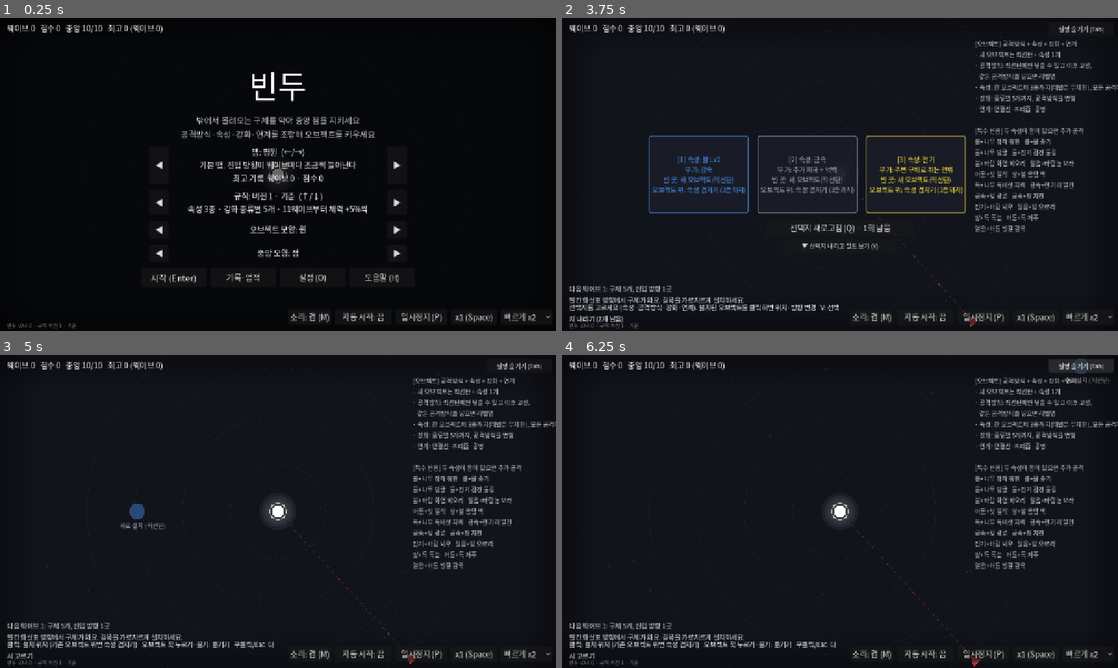
Above: before the commit, frames 1-4 (two rows, left to right).
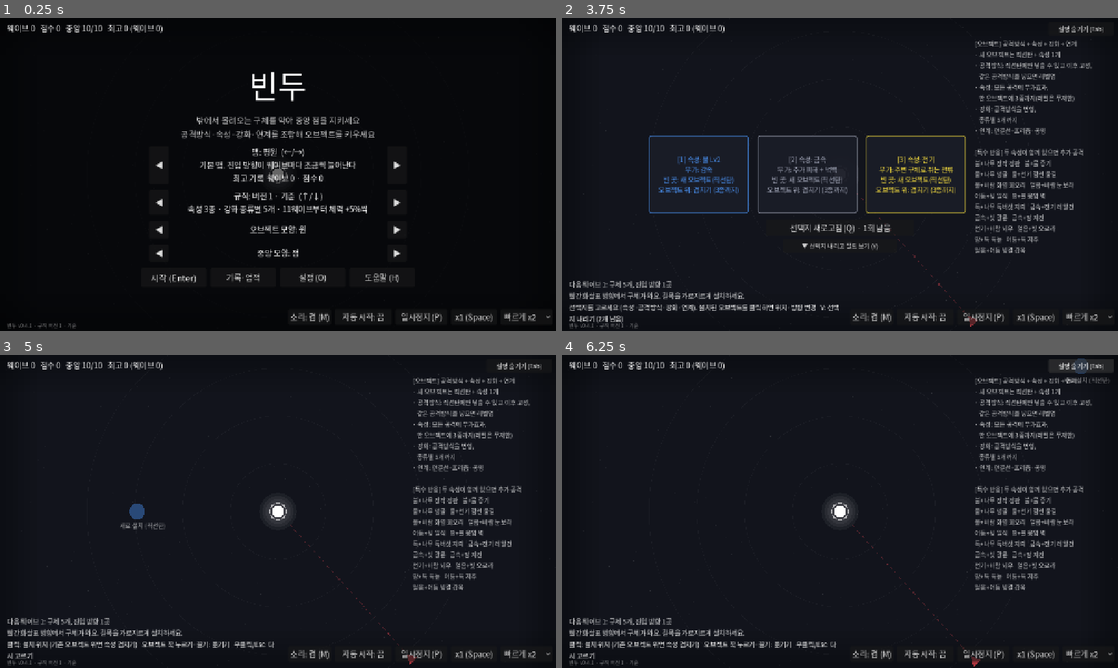
Above: after the commit, the same moments.

Repository: lenope1214/Bindu
Game: Godot game, scene res://main.tscn
Same seed, same stepped clock (60 frames per second), same inputs: the game is played once before the commit and once after it.
Inputs (mouse positions are in pixels of both pictures, inside the frame that each line leads up to):
- Up to frame 1 (0.25 s): no input
- Up to frame 2 (3.75 s): click "자동 시작: 끔" at 0.5 s; click "자동 시작: 켬" at 1.25 s; click "자동 시작: 끔" at 2 s; click "자동 시작: 켬" at 2.75 s; click "시작 (Enter)" at 3.5 s
- Up to frame 3 (5 s): click (139, 511) at 4.25 s, where only the run before the commit has a clickable "[1] 속성: 물 Lv2 부가: 감속 빈 곳: 새 오…"
- Up to frame 4 (6.25 s): click "설명 숨기기 (Tab)" at 5 s; click "설명 보기 (Tab)" at 5.75 s

The runs differ from the first frame. In frame 1, less than 0.1% of the frame differs, in the area x 5-6%, y 97-99%; in frame 2, 4.2%, in the area x 1-100%, y 21-99%; in frame 3, 3.6%; in frame 4, 3.6%.

Commit message:
v0.4.1: 화면 밖 설치 버그, 정보창·설명 가림 정리, 도움말 최신화
- 창 밖으로 끌어 놓으면 오브젝트가 화면 밖에 설치되던 버그: 화면 안쪽으로 제한(무리 이동은 간격 유지)
- 범위 미리보기 다각형 오류(방향 0·비정상 좌표) 방지
- 오브젝트 정보창이 선택지 카드 뒤에 가려지면 위·아래로 비킴, 오른쪽 설명 긴 줄 줄바꿈, 카드 문구 끊김 정리
- 도움말: 선택지 내리기·끌기·여러 개 선택·CC 한계, 버전별 상한·고르는 횟수
- 발사체 프리즘 확인을 프리즘 있는 오브젝트만

Co-Authored-By: Claude Opus 5.5 <noreply@anthropic.com>
Claude-Session: https://claude.ai/code/session_012rhiBk8DNq9aJW6scrLhD6

Diff:
--- a/project.godot
+++ b/project.godot
@@ -15,7 +15,7 @@
 [application]
 
 config/name="Bindu"
-config/version="0.4.0"
+config/version="0.4.1"
 run/main_scene="res://main.tscn"
 config/features=PackedStringArray("4.7")
 config/icon="res://icon.svg"
--- a/scripts/main.gd
+++ b/scripts/main.gd
@@ -26,6 +26,7 @@
 var spawn_interval := 1.0
 
 var lanes: Array[float] = []  # 다음 웨이브 구체가 들어올 방향(라디안)
+var prism_towers: Array = []  # 발사체가 지날 때 확인할 프리즘 오브젝트 (매 계산마다 갱신)
 var picks_left := 0  # 이번 쉬는 시간에 남은 설치 횟수
 var moving: Tower = null  # 위치를 옮기는 중인 오브젝트
 # 오브젝트를 꾹 누르거나 끌면 바로 옮긴다(카드를 고른 뒤에도). 선택된 오브젝트를 끌면 함께 움직인다.
@@ -257,6 +258,7 @@
 	legend_btn.add_theme_font_size_override("font_size", 14)
 	legend_btn.pressed.connect(_toggle_legend)
 	root.add_child(legend_btn)
+	legend.autowrap_mode = TextServer.AUTOWRAP_WORD_SMART  # 긴 줄이 화면 밖으로 잘리지 않게
 	legend.add_theme_font_size_override("font_size", 14)
 	legend.add_theme_color_override("font_color", Color(1, 1, 1, 0.8))
 	_refresh_legend()
@@ -342,7 +344,7 @@
 
 	preview = Label.new()
 	preview.set_anchors_preset(Control.PRESET_BOTTOM_LEFT)
-	preview.position = Vector2(16, -204)
+	preview.position = Vector2(16, -214)
 	preview.size = Vector2(620, 144)
 	preview.vertical_alignment = VERTICAL_ALIGNMENT_BOTTOM
 	preview.add_theme_font_size_override("font_size", 15)
@@ -373,9 +375,9 @@
 
 	help_label = Label.new()
 	help_label.set_anchors_preset(Control.PRESET_CENTER)
-	help_label.position = Vector2(-420, -280)
-	help_label.size = Vector2(840, 560)
-	help_label.add_theme_font_size_override("font_size", 17)
+	help_label.position = Vector2(-440, -300)
+	help_label.size = Vector2(880, 600)
+	help_label.add_theme_font_size_override("font_size", 16)
 	var hsb := StyleBoxFlat.new()
 	hsb.bg_color = Color(0.05, 0.06, 0.09, 0.95)
 	hsb.set_border_width_all(1)
@@ -383,26 +385,7 @@
 	hsb.set_content_margin_all(18)
 	hsb.set_corner_radius_all(6)
 	help_label.add_theme_stylebox_override("normal", hsb)
-	help_label.text = "\n".join([
-		"[조작]",
-		"1 / 2 / 3 또는 클릭: 선택지 고르기     Q: 선택지 새로고침",
-		"속성 카드: 빈 곳에 설치(직선탄) → 클릭(또는 끌어서 놓기)으로 방향, Shift: 15도",
-		"속성 카드를 오브젝트 위에: 속성 겹치기 (제한 없음)",
-		"공격방식·강화·연계 카드: 오브젝트 위에 놓기 (연결선은 두 개 차례로)",
-		"우클릭 / Esc: 한 단계 되돌리기",
-		"쉬는 시간에 오브젝트 클릭: 위치·방향 옮기기",
-		"Space: 웨이브 시작(자동 시작 끔일 때) / 웨이브 중 빠르게 켜기·끄기 (배율은 오른쪽 아래에서 x2~x8)",
-		"P: 일시정지   M: 소리   Tab: 속성표   H: 도움말   F11: 전체 화면",
-		"R: 게임 오버 후 다시 시작",
-		"",
-		"[규칙]",
-		"중앙 체력 10. 구체가 닿으면 줄어듭니다",
-		"쉬는 시간마다 3개 중 1개를 고릅니다 (처음 두 번은 2개)",
-		"5웨이브마다 보스. 처치하면 체력 +2, 새로고침 +1",
-		"보스 웨이브를 넘기면 특성(전역 강화) 3개 중 1개 선택",
-		"공격방식은 직선탄일 때 한 번만 정할 수 있고, 같은 것을 넣으면 레벨업",
-		"속성을 많이 겹칠수록 피해는 늘고 공격 속도는 조금씩 느려집니다",
-	])
+	help_label.text = _help_text()
 	help_label.visible = false
 	root.add_child(help_label)
 
@@ -463,6 +446,37 @@
 		_refresh_legend()
 	if ver_label:
 		ver_label.text = _ver_text()
+	if help_label:
+		help_label.text = _help_text()
+
+
+## 도움말: 상한·장수는 고른 규칙 버전에 따라 다르다.
+func _help_text() -> String:
+	var elems := "속성 %d종까지, 레벨은 제한 없음" % Rules.max_elems if Rules.max_elems < Rules.NO_CAP else "종류 제한 없음"
+	var mods := "강화는 종류마다 %d개까지" % Rules.max_mod if Rules.max_mod < Rules.NO_CAP else "강화는 제한 없이 쌓이지만 쌓을수록 효과가 절반씩"
+	return "\n".join([
+		"[조작]",
+		"1 / 2 / 3 또는 클릭: 선택지 고르기     Q: 선택지 새로고침     V: 선택지 내리고 필드 보기",
+		"속성 카드: 빈 곳에 설치(직선탄) → 클릭(또는 끌어서 놓기)으로 방향, Shift: 15도",
+		"속성 카드를 오브젝트 위에: 속성 겹치기 (%s)" % elems,
+		"공격방식·강화·연계 카드: 오브젝트 위에 놓기 (연결선은 두 개 차례로)",
+		"오브젝트 끌기: 방향은 그대로 두고 옮기기 (카드를 고른 뒤에는 꾹 눌러서)",
+		"빈 곳 끌기 / Shift·Ctrl+클릭: 여러 개 선택 → 그중 하나를 끌면 함께 이동",
+		"쉬는 시간에 오브젝트 클릭: 위치·방향 다시 정하기",
+		"우클릭 / Esc: 한 단계 되돌리기, 선택 해제",
+		"Space: 웨이브 시작(자동 시작 끔일 때) / 웨이브 중 빠르게 켜기·끄기 (배율은 오른쪽 아래에서 x2~x8)",
+		"P: 일시정지   M: 소리   Tab: 속성표   H: 도움말   F11: 전체 화면   R: 게임 오버 후 다시 시작",
+		"",
+		"[규칙 · %s]" % Rules.NAMES[Rules.version],
+		"중앙 체력 10. 구체가 닿으면 줄어듭니다",
+		"쉬는 시간마다 3개 중 1개를 고릅니다 (처음 두 번은 2번)" if Rules.picks == 1 else "쉬는 시간마다 3개 중 1개씩 %d번 고릅니다" % Rules.picks,
+		"5웨이브마다 보스. 처치하면 체력 +2, 새로고침 +1",
+		"보스 웨이브를 넘기면 특성(전역 강화) 3개 중 1개 선택",
+		"공격방식은 직선탄일 때 한 번만 정할 수 있고, 같은 것을 넣으면 레벨업",
+		"속성을 많이 겹칠수록 피해는 늘고 공격 속도는 조금씩 느려집니다. %s" % mods,
+		"감속은 최대 70%, 밀기는 조금씩만, 기절·속박·빙결은 연달아 걸리면 짧아지다 잠깐 면역",
+		"화면 밖 구체는 맞지 않습니다. 시작 화면에서 규칙 버전(↑/↓)과 맵(←/→)을 바꿀 수 있어요",
+	])
 
 
 ## 실행 중인 빌드가 최신인지 알아보도록 구석에 표시 (버전은 project.godot의 config/version).
@@ -587,7 +601,7 @@
 				b.text = "[%d] ★ 대격변: 공격방식 ★\n모든 오브젝트의 공격방식을\n직선탄을 뺀 무작위로 바꾼다\n고정·직선탄도 바뀜, 레벨 유지\n(희귀 1%%, 고르면 바로 발동)" % idx
 		"elem":
 			var e: int = card["e"]
-			b.text = "[%d] 속성: %s%s\n부가: %s\n빈 곳: 새 오브젝트(직선탄)\n오브젝트 위: 속성 겹치기%s" % [idx, Elem.NAMES[e], " Lv2" if card["lv"] == 2 else "", Elem.RIDER[e], " (%d종까지)" % Rules.max_elems if Rules.max_elems < Rules.NO_CAP else ""]
+			b.text = "[%d] 속성: %s%s\n부가: %s\n빈 곳: 새 오브젝트(직선탄)\n오브젝트 위: 겹치기%s" % [idx, Elem.NAMES[e], " Lv2" if card["lv"] == 2 else "", Elem.RIDER[e], " (%d종까지)" % Rules.max_elems if Rules.max_elems < Rules.NO_CAP else ""]
 			var combos := _combos_for(e)
 			if not combos.is_empty():
 				b.text += "\n" + "\n".join(combos.slice(0, 2))
@@ -604,7 +618,7 @@
 				b.text += "\n" + fits[0]
 		"mod":
 			var id: String = card["id"]
-			b.text = "[%d] 강화: %s\n%s\n오브젝트 위에 놓기%s" % [idx, Pat.MODS[id]["name"], Pat.MODS[id]["desc"], " (종류별 %d개까지)" % Rules.max_mod if Rules.max_mod < Rules.NO_CAP else " (쌓을수록 효과 절반씩)"]
+			b.text = "[%d] 강화: %s\n%s\n오브젝트 위에 놓기\n%s" % [idx, Pat.MODS[id]["name"], Pat.MODS[id]["desc"], "(종류별 %d개까지)" % Rules.max_mod if Rules.max_mod < Rules.NO_CAP else "(쌓을수록 효과 절반씩)"]
 		"link":
 			var id: String = card["id"]
 			b.text = "[%d] 연계: %s\n%s\n%s" % [idx, Pat.LINKS[id]["name"], Pat.LINKS[id]["desc"], "오브젝트 두 개를 차례로 클릭" if id == "link" else "오브젝트 위에 놓기"]
@@ -1066,6 +1080,7 @@
 		return
 	if phase == Phase.MOVE:
 		if event.button_index == MOUSE_BUTTON_LEFT:
+			mpos = mpos.clamp(field_rect().position, field_rect().end)
 			if mpos.distance_to(center()) < 50.0:
 				_show_toast("중앙 점에 너무 가까워요")
 				return
@@ -1087,6 +1102,7 @@
 			# 클릭은 손을 뗄 때 처리한다. 꾹 누르거나 끌면 카드를 유지한 채 옮긴다.
 			_begin_press(target, mpos)
 			return
+		mpos = mpos.clamp(field_rect().position, field_rect().end)
 		if mpos.distance_to(center()) < 50.0:
 			_show_toast("중앙 점에 너무 가까워요")
 			return
@@ -1151,9 +1167,16 @@
 			t.place_pop = 1.0
 		hint.text = "끌어서 옮기는 중%s: 놓으면 그 자리에 둠 (방향은 그대로)   우클릭/Esc: 취소" % (" (%d개)" % drag_group.size() if drag_group.size() > 1 else "")
 	if dragging:
+		# 창 밖으로 끌어도 무리 전체가 화면 안에 남도록 이동량을 자른다
+		var delta := mpos - press_pos
+		var f := field_rect()
 		for i in drag_group.size():
 			if is_instance_valid(drag_group[i]):
-				drag_group[i].position = drag_origs[i] + mpos - press_pos
+				var q: Vector2 = drag_origs[i] + delta
+				delta += q.clamp(f.position, f.end) - q
+		for i in drag_group.size():
+			if is_instance_valid(drag_group[i]):
+				drag_group[i].position = drag_origs[i] + delta
 				drag_group[i].queue_redraw()
 
 
@@ -1429,15 +1452,17 @@
 
 ## 오른쪽 설명: 상한은 규칙 버전에 따라 다르다.
 func _refresh_legend() -> void:
-	var cap_e := "%d종까지(레벨은 무제한)" % Rules.max_elems if Rules.max_elems < Rules.NO_CAP else "제한 없음(종류마다 공격 속도 -%d%%)" % roundi(Rules.tax_step * 100)
-	var cap_m := "종류별 %d개까지" % Rules.max_mod if Rules.max_mod < Rules.NO_CAP else "제한 없음(쌓을수록 효과 절반씩)"
+	var cap_e := "한 오브젝트에 %d종까지(레벨은 무제한)" % Rules.max_elems if Rules.max_elems < Rules.NO_CAP else "종류 제한 없음, 종류마다 공격 속도 -%d%%" % roundi(Rules.tax_step * 100)
+	var cap_m := "종류별 %d개까지" % Rules.max_mod if Rules.max_mod < Rules.NO_CAP else "제한 없음, 쌓을수록 효과 절반씩"
 	var lines := PackedStringArray([
 		"[오브젝트] 공격방식 + 속성 + 강화 + 연계",
 		"· 새 오브젝트는 직선탄 + 속성 1개",
 		"· 공격방식: 직선탄에만 넣을 수 있고 이후 고정,",
 		"   같은 공격방식을 넣으면 레벨업",
-		"· 속성: 한 오브젝트에 %s, 모든 공격에 부가효과" % cap_e,
-		"· 강화: %s, 공격방식을 변형" % cap_m,
+		"· 속성: 모든 공격에 부가효과,",
+		"   " + cap_e,
+		"· 강화: 공격방식을 변형,",
+		"   " + cap_m,
 		"· 연계: 연결선·프리즘·공명",
 		"",
 		"[특수 반응] 두 속성이 함께 있으면 추가 공격",
@@ -1890,7 +1915,7 @@
 	_update_hud()
 	queue_redraw()
 	if phase == Phase.MOVE and moving:
-		moving.position = get_global_mouse_position()
+		moving.position = get_global_mouse_position().clamp(field_rect().position, field_rect().end)
 	_update_press()
 	hide_btn.visible = phase == Phase.CHOOSE and not title_label.visible
 	hide_btn.text = ("▲ 선택지 다시 보기" if cards_hidden else "▼ 선택지 내리고 필드 보기") + " (V)"
@@ -1980,6 +2005,7 @@
 	targets = live_orbs.filter(func(o): return screen.grow(o.radius()).has_point(o.position))
 
 	_build_grid()
+	prism_towers = towers.get_children().filter(func(t): return t.prism > 0)
 	# 오브젝트 공격
 	for t in towers.get_children():
 		if not t.is_queued_for_deletion():
@@ -2113,6 +2139,11 @@
 			grid[k] = [o]
 
 
+## 오브젝트를 놓을 수 있는 화면 안쪽 영역 (가장자리에서 몸 반지름만큼 안).
+func field_rect() -> Rect2:
+	return get_viewport_rect().grow(-(Tower.RADIUS + 6.0))
+
+
 ## p에서 r(+가장 큰 구체 반지름) 안에 있을 수 있는 구체들.
 func near(p: Vector2, r: float) -> Array:
 	var out: Array = []
@@ -2181,10 +2212,32 @@
 	var p := t.position + Vector2(28, -h / 2)
 	p.x = clampf(p.x, 8, size.x - w - 24)
 	p.y = clampf(p.y, 8, size.y - h - 8)
+	p = _avoid_cards(Rect2(p, Vector2(w + 16, h)), size)
 	fx_layer.draw_rect(Rect2(p, Vector2(w + 16, h)), Color(0.05, 0.06, 0.09, 0.92))
 	fx_layer.draw_rect(Rect2(p, Vector2(w + 16, h)), Color(1, 1, 1, 0.2), false, 1.0)
 	for i in lines.size():
 		fx_layer.draw_string(ui_font, p + Vector2(8, 20 + i * 18), lines[i][0], HORIZONTAL_ALIGNMENT_LEFT, -1, fs, lines[i][1])
+
+
+## 선택지 카드가 떠 있으면 툴팁이 카드 뒤에 가려지지 않게 위나 아래로 비킨다.
+func _avoid_cards(r: Rect2, size: Vector2) -> Vector2:
+	if not choice_box.visible or choice_box.get_child_count() == 0 or cards_hidden:
+		return r.position
+	var inv := get_canvas_transform().affine_inverse()
+	var cr: Rect2 = inv * choice_box.get_global_rect()
+	for b in [reroll_btn, hide_btn]:
+		if b.visible:
+			cr = cr.merge(inv * b.get_global_rect())
+	cr = cr.grow(6.0)
+	if not cr.intersects(r):
+		return r.position
+	var up := cr.position.y - r.size.y
+	var down := cr.end.y
+	if up >= 8.0 and (r.get_center().y < cr.get_center().y or down + r.size.y > size.y - 8.0):
+		return Vector2(r.position.x, up)
+	if down + r.size.y <= size.y - 8.0:
+		return Vector2(r.position.x, down)
+	return r.position
 
 
 ## 마우스를 올린 구체의 체력·상태.
--- a/scripts/pattern.gd
+++ b/scripts/pattern.gd
@@ -1,6 +1,6 @@
 class_name Pat
 ## 공격방식(형태)·강화(수식어)·연계 정의.
-## 오브젝트 = 속성(효과, 무제한 겹치기) + 공격방식 1개 + 강화(무제한) + 연계.
+## 오브젝트 = 속성(효과, 종류 수는 규칙 버전 상한) + 공격방식 1개 + 강화(종류별 상한) + 연계. 상한은 rules.gd.
 ## 새 오브젝트는 직선탄으로 시작한다.
 
 const DEFAULT := "shot"
--- a/scripts/projectile.gd
+++ b/scripts/projectile.gd
@@ -129,8 +129,8 @@
 
 ## 프리즘: 다른 오브젝트의 프리즘을 지나면 그 속성이 묻고 피해가 오른다.
 func _check_prisms() -> void:
-	for tw in owner_tower.main.towers.get_children():
-		if tw.prism > 0 and tw != owner_tower and not prisms.has(tw) and tw.position.distance_to(position) < Tower.RADIUS + 10.0 + radius:
+	for tw in owner_tower.main.prism_towers:
+		if tw != owner_tower and not prisms.has(tw) and tw.position.distance_to(position) < Tower.RADIUS + 10.0 + radius:
 			prisms[tw] = true
 			dmg *= 1.0 + 0.2 * tw.prism
 			for e in tw.elements:
--- a/scripts/tower.gd
+++ b/scripts/tower.gd
@@ -1018,6 +1018,10 @@
 ## sp: spec() 묶음 {"els", "pat", "plv", "mods"}
 ## focus: 바뀌는 부분(-2: 공격방식, 0 이상: 그 속성의 반응)만 진하게, 나머지는 옅게
 static func draw_range(ci: CanvasItem, o: Vector2, d: Vector2, sp: Dictionary, focus := -1) -> void:
+	# 방향을 고를 때 마우스가 설치 지점과 겹치면 방향이 0이 되어 다각형이 깨진다
+	if not o.is_finite():
+		return
+	d = d.normalized() if d.is_finite() and d.length_squared() > 0.0001 else Vector2.RIGHT
 	var far := 1600.0
 	var els: Dictionary = sp["els"]
 	var l: int = sp["plv"]
Not shown, changed: CHANGELOG.md
Not shown, changed: README.md
